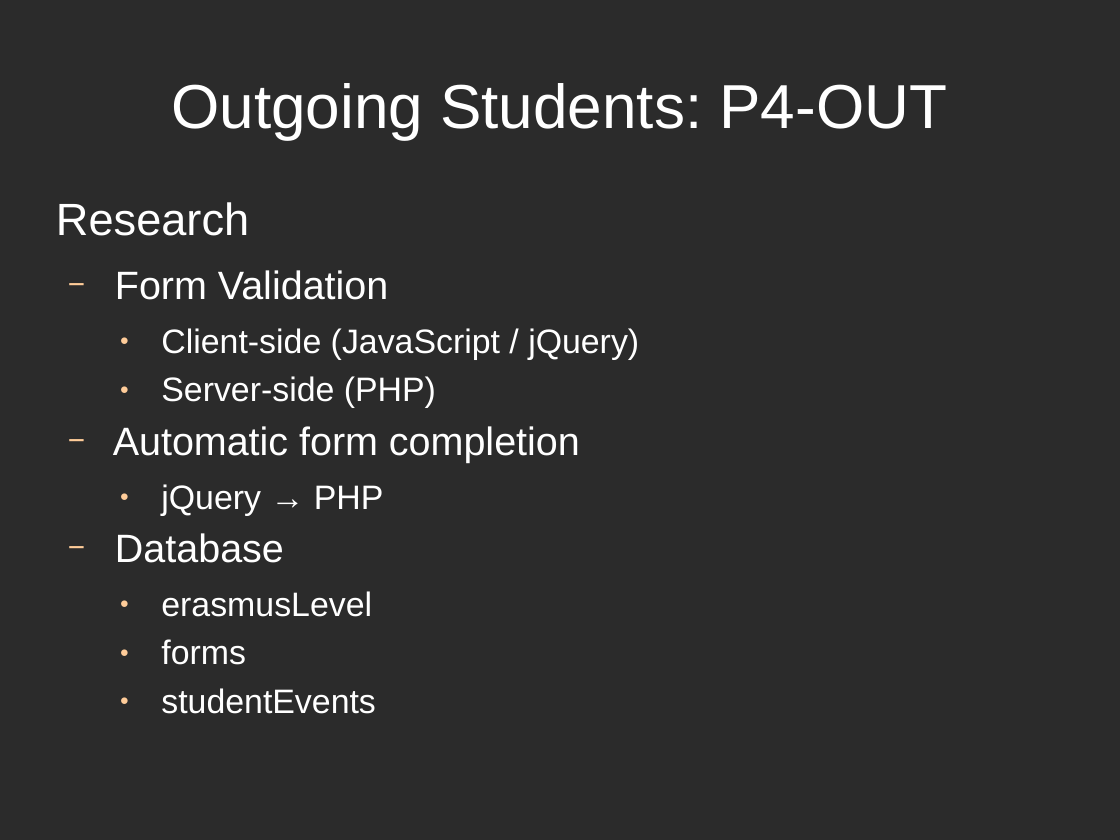
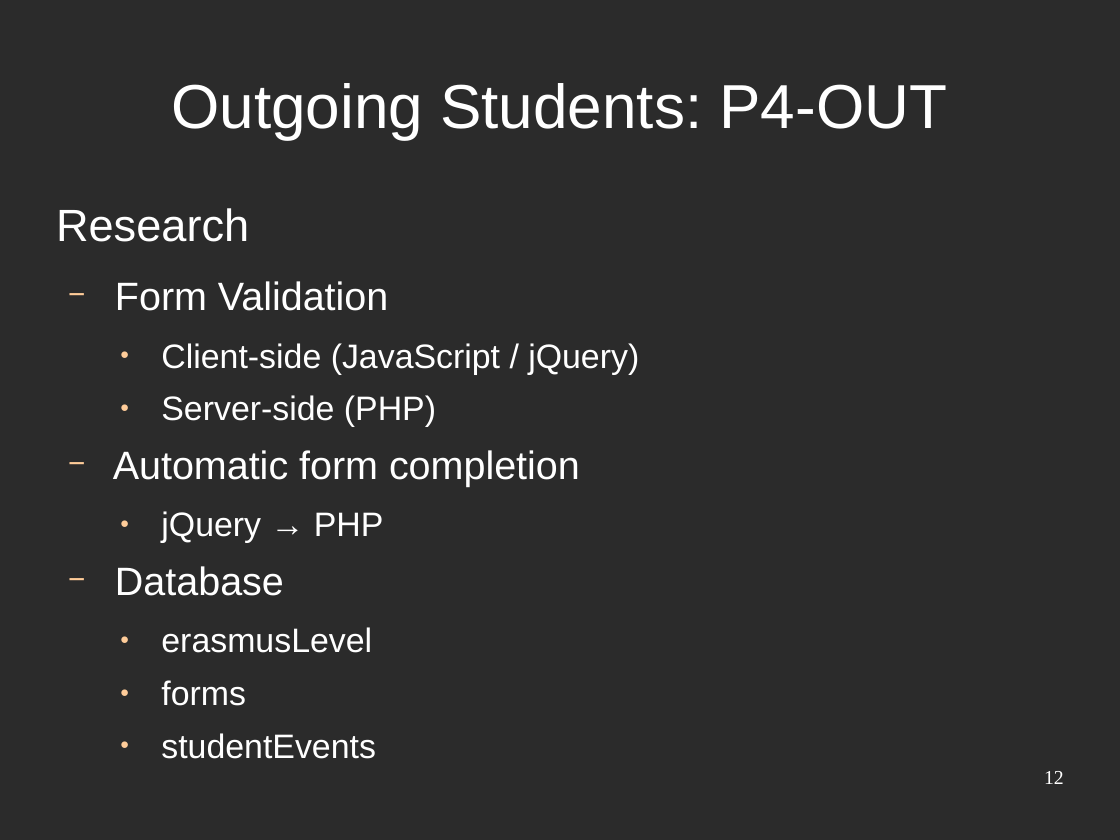
Before and after one commit to djjorjinho/mutworange_2011, a slide deck: slide 12 of documents/presentation/final_presentation.odp (slide 11 before the commit). Drawn at 1120x840 pixels with LibreOffice and Linux fonts; fonts in the diff are those of the drawing; background and template pictures are left out; a plain dark background stands for a picture behind light text. Boxes give left, top, right and bottom in pixels: in the first picture for what was removed or moved away, otherwise in the second. Text is boxed around its words. In the diff, an @@ line names an element or a change of style, - is before the commit and + after.

```diff
--- a/documents/presentation/final_presentation.odp
+++ b/documents/presentation/final_presentation.odp
@@ text "Research" at [56,208,639,759]: line spacing 0.9 to 1 @@
@@ page number added at [1044,771,1064,784], 14 pt, text #FFFFFF @@
+12
```
Also in this commit, not shown: 22 other slides changed, 1 slide added, 2 slides removed.
